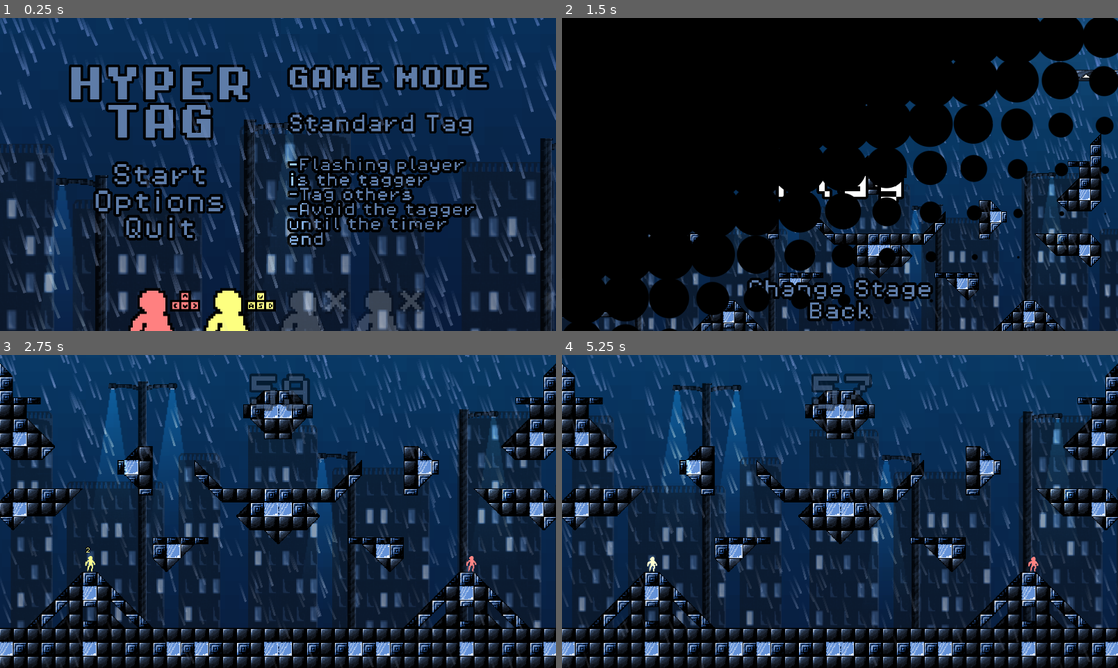
Above: before the commit, frames 1-4 (two rows, left to right).
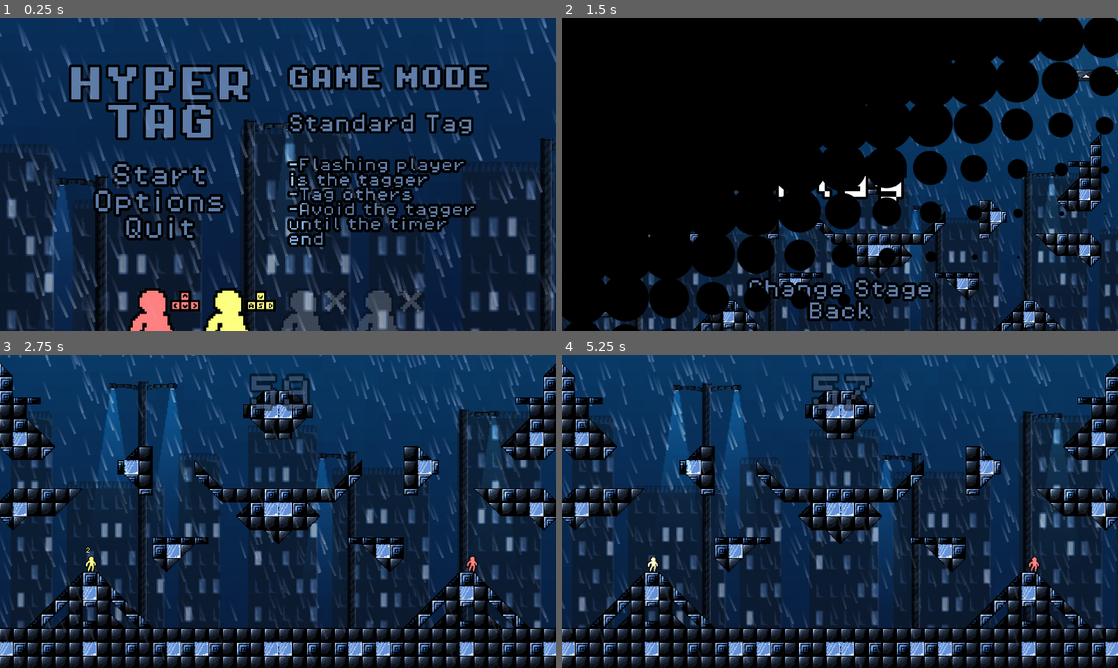
Above: after the commit, the same moments.

Repository: Lipsum27/HyperTag
Game: Godot game, scene res://Scenes/main_menu.tscn
Two runs of this game, one before a commit and one after it. Both use one fixed random seed, a clock stepped at 60 frames per second and the inputs below.
Inputs (mouse positions are in pixels of both pictures, inside the frame that each line leads up to):
- Up to frame 1 (0.25 s): no input
- Up to frame 2 (1.5 s): click "Start" at 0.5 s; click "Play" at 1.25 s
- Up to frame 3 (2.75 s): move the mouse to (400, 495) at 2.02 s
- Up to frame 4 (5.25 s): move the mouse to (728, 527) at 2.77 s; move the mouse to (895, 442) at 3.52 s; move the mouse to (812, 574) at 4.27 s; move the mouse to (1006, 558) at 5.02 s

The runs differ from the first frame. In frame 1, 11% of the frame differs, in the area x 0-100%, y 0-100%; in frame 2, 2.1%; in frame 3, 5.7%; in frame 4, 5.9%.

Commit message:
New player sprites

Diff:
--- a/Scenes/background.tscn
+++ b/Scenes/background.tscn
@@ -169,7 +169,7 @@
 
 [node name="Rain" type="CPUParticles2D" parent="." unique_id=1150645047]
 clip_children = 2
-position = Vector2(-1000, -2000)
+position = Vector2(-1000, -2200)
 amount = 5000
 texture = SubResource("GradientTexture1D_rymcx")
 lifetime = 4.0
@@ -192,7 +192,7 @@
 [node name="RainForeground" type="CPUParticles2D" parent="." unique_id=840167703]
 clip_children = 2
 z_index = 100
-position = Vector2(-1000, -2000)
+position = Vector2(-1000, -2200)
 amount = 2000
 texture = SubResource("GradientTexture1D_rymcx")
 lifetime = 4.0
--- a/Scenes/player.tscn
+++ b/Scenes/player.tscn
@@ -10,154 +10,154 @@
 [sub_resource type="RectangleShape2D" id="RectangleShape2D_fclrm"]
 size = Vector2(22, 28)
 
+[sub_resource type="AtlasTexture" id="AtlasTexture_x3wgy"]
+atlas = ExtResource("2_x3wgy")
+region = Rect2(36, 72, 36, 36)
+
 [sub_resource type="AtlasTexture" id="AtlasTexture_3smsa"]
 atlas = ExtResource("2_x3wgy")
-region = Rect2(48, 96, 48, 48)
+region = Rect2(180, 36, 36, 36)
 
 [sub_resource type="AtlasTexture" id="AtlasTexture_8erm5"]
 atlas = ExtResource("2_x3wgy")
-region = Rect2(240, 48, 48, 48)
+region = Rect2(180, 144, 36, 36)
 
 [sub_resource type="AtlasTexture" id="AtlasTexture_f1ek2"]
 atlas = ExtResource("2_x3wgy")
-region = Rect2(240, 192, 48, 48)
+region = Rect2(0, 180, 36, 36)
 
 [sub_resource type="AtlasTexture" id="AtlasTexture_tx1dd"]
 atlas = ExtResource("2_x3wgy")
-region = Rect2(0, 240, 48, 48)
+region = Rect2(36, 180, 36, 36)
 
 [sub_resource type="AtlasTexture" id="AtlasTexture_gymyn"]
 atlas = ExtResource("2_x3wgy")
-region = Rect2(48, 240, 48, 48)
+region = Rect2(72, 180, 36, 36)
 
 [sub_resource type="AtlasTexture" id="AtlasTexture_pu2lt"]
 atlas = ExtResource("2_x3wgy")
-region = Rect2(96, 240, 48, 48)
+region = Rect2(0, 108, 36, 36)
 
 [sub_resource type="AtlasTexture" id="AtlasTexture_ukyrk"]
 atlas = ExtResource("2_x3wgy")
-region = Rect2(0, 144, 48, 48)
+region = Rect2(36, 108, 36, 36)
 
 [sub_resource type="AtlasTexture" id="AtlasTexture_7dp3o"]
 atlas = ExtResource("2_x3wgy")
-region = Rect2(48, 144, 48, 48)
+region = Rect2(72, 108, 36, 36)
 
 [sub_resource type="AtlasTexture" id="AtlasTexture_h4iuc"]
 atlas = ExtResource("2_x3wgy")
-region = Rect2(96, 144, 48, 48)
+region = Rect2(108, 108, 36, 36)
 
 [sub_resource type="AtlasTexture" id="AtlasTexture_fd4e3"]
 atlas = ExtResource("2_x3wgy")
-region = Rect2(144, 144, 48, 48)
+region = Rect2(0, 0, 36, 36)
 
 [sub_resource type="AtlasTexture" id="AtlasTexture_qqcod"]
 atlas = ExtResource("2_x3wgy")
-region = Rect2(0, 0, 48, 48)
+region = Rect2(36, 0, 36, 36)
 
 [sub_resource type="AtlasTexture" id="AtlasTexture_igrcy"]
 atlas = ExtResource("2_x3wgy")
-region = Rect2(48, 0, 48, 48)
+region = Rect2(72, 0, 36, 36)
 
 [sub_resource type="AtlasTexture" id="AtlasTexture_fs7ks"]
 atlas = ExtResource("2_x3wgy")
-region = Rect2(96, 0, 48, 48)
+region = Rect2(108, 0, 36, 36)
 
 [sub_resource type="AtlasTexture" id="AtlasTexture_l6n3p"]
 atlas = ExtResource("2_x3wgy")
-region = Rect2(144, 0, 48, 48)
+region = Rect2(144, 0, 36, 36)
 
 [sub_resource type="AtlasTexture" id="AtlasTexture_olqyp"]
 atlas = ExtResource("2_x3wgy")
-region = Rect2(192, 0, 48, 48)
+region = Rect2(180, 0, 36, 36)
 
 [sub_resource type="AtlasTexture" id="AtlasTexture_wpjfl"]
 atlas = ExtResource("2_x3wgy")
-region = Rect2(240, 0, 48, 48)
+region = Rect2(72, 72, 36, 36)
 
 [sub_resource type="AtlasTexture" id="AtlasTexture_bi64h"]
 atlas = ExtResource("2_x3wgy")
-region = Rect2(96, 96, 48, 48)
+region = Rect2(108, 72, 36, 36)
 
 [sub_resource type="AtlasTexture" id="AtlasTexture_2ijsl"]
 atlas = ExtResource("2_x3wgy")
-region = Rect2(144, 96, 48, 48)
+region = Rect2(144, 72, 36, 36)
 
 [sub_resource type="AtlasTexture" id="AtlasTexture_p1odr"]
 atlas = ExtResource("2_x3wgy")
-region = Rect2(192, 96, 48, 48)
+region = Rect2(180, 72, 36, 36)
 
 [sub_resource type="AtlasTexture" id="AtlasTexture_0gysh"]
 atlas = ExtResource("2_x3wgy")
-region = Rect2(240, 96, 48, 48)
+region = Rect2(0, 36, 36, 36)
 
 [sub_resource type="AtlasTexture" id="AtlasTexture_vfarp"]
 atlas = ExtResource("2_x3wgy")
-region = Rect2(0, 48, 48, 48)
+region = Rect2(36, 36, 36, 36)
 
 [sub_resource type="AtlasTexture" id="AtlasTexture_y6uwr"]
 atlas = ExtResource("2_x3wgy")
-region = Rect2(48, 48, 48, 48)
+region = Rect2(72, 36, 36, 36)
 
 [sub_resource type="AtlasTexture" id="AtlasTexture_83xs0"]
 atlas = ExtResource("2_x3wgy")
-region = Rect2(96, 48, 48, 48)
+region = Rect2(108, 36, 36, 36)
 
 [sub_resource type="AtlasTexture" id="AtlasTexture_ypfnu"]
 atlas = ExtResource("2_x3wgy")
-region = Rect2(144, 48, 48, 48)
+region = Rect2(144, 36, 36, 36)
 
 [sub_resource type="AtlasTexture" id="AtlasTexture_xuaoq"]
 atlas = ExtResource("2_x3wgy")
-region = Rect2(192, 48, 48, 48)
+region = Rect2(180, 36, 36, 36)
 
 [sub_resource type="AtlasTexture" id="AtlasTexture_wohnl"]
 atlas = ExtResource("2_x3wgy")
-region = Rect2(240, 48, 48, 48)
+region = Rect2(0, 72, 36, 36)
 
 [sub_resource type="AtlasTexture" id="AtlasTexture_36dho"]
 atlas = ExtResource("2_x3wgy")
-region = Rect2(0, 96, 48, 48)
+region = Rect2(36, 72, 36, 36)
 
 [sub_resource type="AtlasTexture" id="AtlasTexture_yh6i2"]
 atlas = ExtResource("2_x3wgy")
-region = Rect2(48, 96, 48, 48)
+region = Rect2(72, 144, 36, 36)
 
 [sub_resource type="AtlasTexture" id="AtlasTexture_nv4vc"]
 atlas = ExtResource("2_x3wgy")
-region = Rect2(48, 192, 48, 48)
+region = Rect2(108, 144, 36, 36)
 
 [sub_resource type="AtlasTexture" id="AtlasTexture_8gxox"]
 atlas = ExtResource("2_x3wgy")
-region = Rect2(96, 192, 48, 48)
+region = Rect2(144, 144, 36, 36)
 
 [sub_resource type="AtlasTexture" id="AtlasTexture_11gg7"]
 atlas = ExtResource("2_x3wgy")
-region = Rect2(144, 192, 48, 48)
+region = Rect2(180, 144, 36, 36)
 
 [sub_resource type="AtlasTexture" id="AtlasTexture_qpa8y"]
 atlas = ExtResource("2_x3wgy")
-region = Rect2(192, 192, 48, 48)
+region = Rect2(144, 108, 36, 36)
 
 [sub_resource type="AtlasTexture" id="AtlasTexture_sbwqj"]
 atlas = ExtResource("2_x3wgy")
-region = Rect2(192, 144, 48, 48)
+region = Rect2(180, 108, 36, 36)
 
 [sub_resource type="AtlasTexture" id="AtlasTexture_xwi16"]
 atlas = ExtResource("2_x3wgy")
-region = Rect2(240, 144, 48, 48)
-
-[sub_resource type="AtlasTexture" id="AtlasTexture_sweqm"]
-atlas = ExtResource("2_x3wgy")
-region = Rect2(0, 192, 48, 48)
+region = Rect2(0, 144, 36, 36)
 
 [sub_resource type="SpriteFrames" id="SpriteFrames_jqln7"]
 animations = [{
 "frames": [{
 "duration": 1.0,
+"texture": SubResource("AtlasTexture_x3wgy")
+}, {
+"duration": 1.0,
 "texture": SubResource("AtlasTexture_3smsa")
-}, {
-"duration": 1.0,
-"texture": SubResource("AtlasTexture_8erm5")
 }],
 "loop": false,
 "name": &"DashAir",
@@ -165,6 +165,9 @@
 }, {
 "frames": [{
 "duration": 1.0,
+"texture": SubResource("AtlasTexture_8erm5")
+}, {
+"duration": 1.0,
 "texture": SubResource("AtlasTexture_f1ek2")
 }, {
 "duration": 1.0,
@@ -172,9 +175,6 @@
 }, {
 "duration": 1.0,
 "texture": SubResource("AtlasTexture_gymyn")
-}, {
-"duration": 1.0,
-"texture": SubResource("AtlasTexture_pu2lt")
 }],
 "loop": false,
 "name": &"DashGround",
@@ -182,6 +182,9 @@
 }, {
 "frames": [{
 "duration": 1.0,
+"texture": SubResource("AtlasTexture_pu2lt")
+}, {
+"duration": 1.0,
 "texture": SubResource("AtlasTexture_ukyrk")
 }, {
 "duration": 1.0,
@@ -189,9 +192,6 @@
 }, {
 "duration": 1.0,
 "texture": SubResource("AtlasTexture_h4iuc")
-}, {
-"duration": 1.0,
-"texture": SubResource("AtlasTexture_fd4e3")
 }],
 "loop": false,
 "name": &"Fall",
@@ -199,6 +199,9 @@
 }, {
 "frames": [{
 "duration": 1.0,
+"texture": SubResource("AtlasTexture_fd4e3")
+}, {
+"duration": 1.0,
 "texture": SubResource("AtlasTexture_qqcod")
 }, {
 "duration": 1.0,
@@ -212,9 +215,6 @@
 }, {
 "duration": 1.0,
 "texture": SubResource("AtlasTexture_olqyp")
-}, {
-"duration": 1.0,
-"texture": SubResource("AtlasTexture_wpjfl")
 }],
 "loop": true,
 "name": &"Idle",
@@ -222,6 +222,9 @@
 }, {
 "frames": [{
 "duration": 1.0,
+"texture": SubResource("AtlasTexture_wpjfl")
+}, {
+"duration": 1.0,
 "texture": SubResource("AtlasTexture_bi64h")
 }, {
 "duration": 1.0,
@@ -229,9 +232,6 @@
 }, {
 "duration": 1.0,
 "texture": SubResource("AtlasTexture_p1odr")
-}, {
-"duration": 1.0,
-"texture": SubResource("AtlasTexture_0gysh")
 }],
 "loop": false,
 "name": &"Rise",
@@ -239,6 +239,9 @@
 }, {
 "frames": [{
 "duration": 1.0,
+"texture": SubResource("AtlasTexture_0gysh")
+}, {
+"duration": 1.0,
 "texture": SubResource("AtlasTexture_vfarp")
 }, {
 "duration": 1.0,
@@ -258,9 +261,6 @@
 }, {
 "duration": 1.0,
 "texture": SubResource("AtlasTexture_36dho")
-}, {
-"duration": 1.0,
-"texture": SubResource("AtlasTexture_yh6i2")
 }],
 "loop": true,
 "name": &"Run",
@@ -268,6 +268,9 @@
 }, {
 "frames": [{
 "duration": 1.0,
+"texture": SubResource("AtlasTexture_yh6i2")
+}, {
+"duration": 1.0,
 "texture": SubResource("AtlasTexture_nv4vc")
 }, {
 "duration": 1.0,
@@ -275,9 +278,6 @@
 }, {
 "duration": 1.0,
 "texture": SubResource("AtlasTexture_11gg7")
-}, {
-"duration": 1.0,
-"texture": SubResource("AtlasTexture_qpa8y")
 }],
 "loop": false,
 "name": &"Slam",
@@ -285,13 +285,13 @@
 }, {
 "frames": [{
 "duration": 1.0,
+"texture": SubResource("AtlasTexture_qpa8y")
+}, {
+"duration": 1.0,
 "texture": SubResource("AtlasTexture_sbwqj")
 }, {
 "duration": 1.0,
 "texture": SubResource("AtlasTexture_xwi16")
-}, {
-"duration": 1.0,
-"texture": SubResource("AtlasTexture_sweqm")
 }],
 "loop": true,
 "name": &"Wallslide",
@@ -340,9 +340,10 @@
 shape = SubResource("RectangleShape2D_fclrm")
 
 [node name="AnimatedSprite2D" type="AnimatedSprite2D" parent="." unique_id=767544139]
-scale = Vector2(1.15, 1.15)
+position = Vector2(0, 2)
+scale = Vector2(1.5, 1.5)
 sprite_frames = SubResource("SpriteFrames_jqln7")
-animation = &"Slam"
+animation = &"Idle"
 autoplay = "Idle"
 offset = Vector2(6, -3)
 
--- a/Scripts/level_select.gd
+++ b/Scripts/level_select.gd
@@ -6,6 +6,7 @@
 var goalOpacity = 1
 var opacityBuffer = 0.1
 var lerpSpeed = 0.1
+var shittyCrashFix = false
 
 func _ready() -> void:
 	camera.zoom.x = baseCameraZoom
Binary file removed: Assets/Sprites/Menu_Controlls.png
Not shown, removed: Assets/Sprites/Menu_Controlls.png.import
Binary file changed: Assets/Sprites/Menu_Controlls_0.png
Binary file changed: Assets/Sprites/Menu_Controlls_1.png
Binary file changed: Assets/Sprites/Menu_Controlls_2.png
Binary file changed: Assets/Sprites/Menu_Controlls_3.png
Binary file changed: Assets/Sprites/Menu_Controlls_4.png
Binary file changed: Assets/Sprites/Menu_Controlls_5.png
Binary file changed: Assets/Sprites/player_sheet.ase
Binary file changed: Assets/Sprites/player_sheet.png
